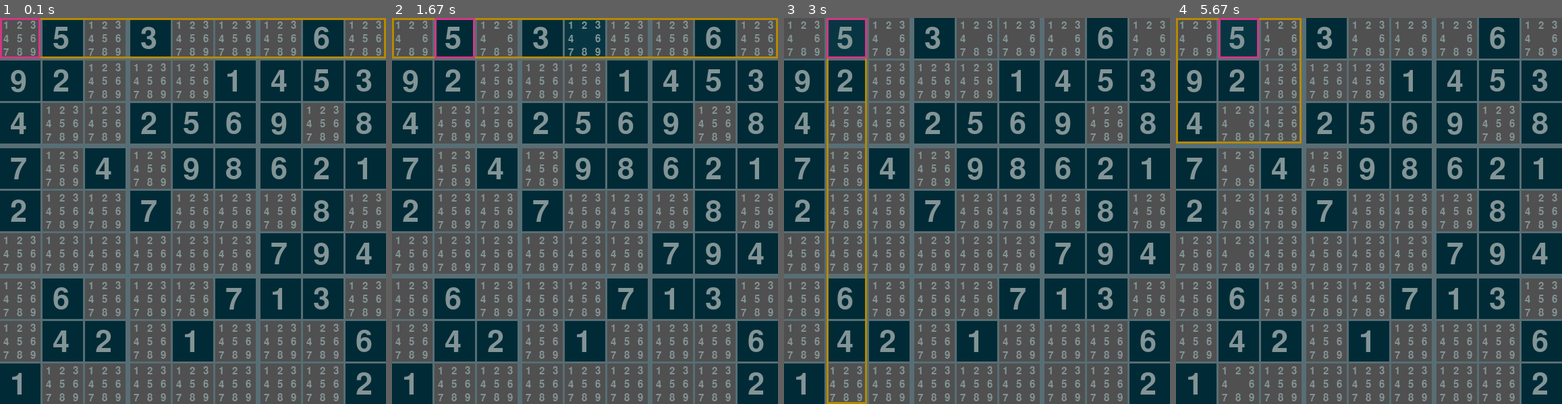
Above: before the commit, frames 1-4 (left to right).
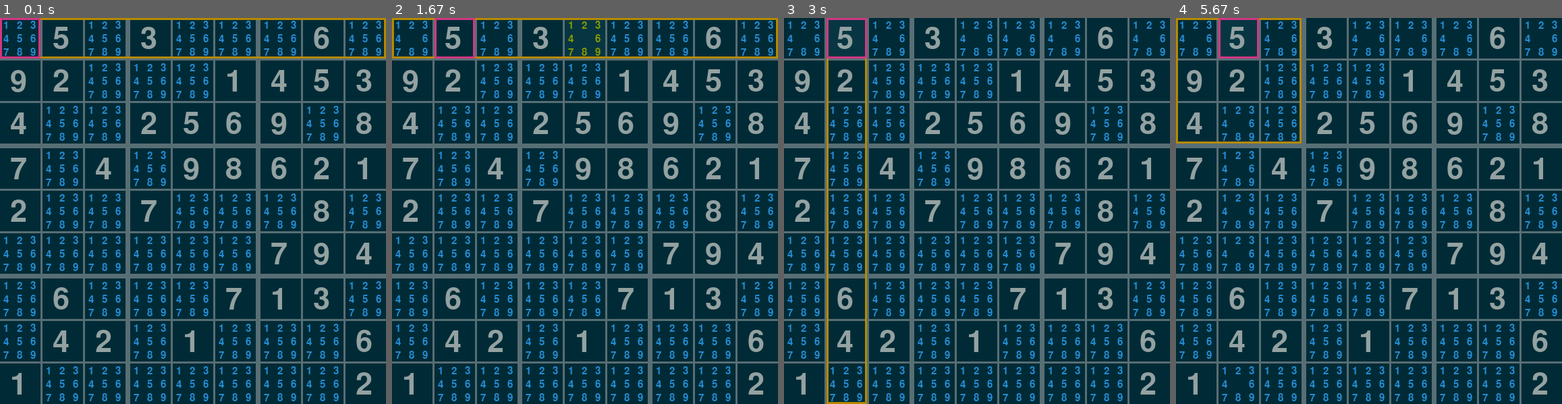
Above: after the commit, the same moments.

Repository: bobbarnes1981/PyGameSudoku
Game: pygame game, started from sudoku/__main__.py
Two runs of this game, one before a commit and one after it. Both use one fixed random seed, a clock stepped at 60 frames per second and the inputs below.
Inputs:
- Up to frame 1 (0.1 s): no input
- Up to frame 2 (1.67 s): no input
- Up to frame 3 (3 s): no input
- Up to frame 4 (5.67 s): no input

The runs differ from the first frame. In frame 1, 47% of the frame differs, in the area x 0-100%, y 0-100%; in frame 2, 46%; in frame 3, 47%; in frame 4, 47%.

Commit message:
refactoring

Diff:
--- a/sudoku/__main__.py
+++ b/sudoku/__main__.py
@@ -22,22 +22,27 @@
 
 logging.basicConfig(level=logging.INFO)
 
-CELL_WIDTH = 20
-CELL_HEIGHT = 20
-
-COL_WHITE = (255,255,255)
-COL_LINE = SOLARIZED_BASE01
-COL_BACK = SOLARIZED_BASE03
-COL_TEXT = SOLARIZED_BASE0
-COL_CHECK = SOLARIZED_BASE02
-COL_CHECKING = SOLARIZED_MAGENTA
-COL_AREA = SOLARIZED_YELLOW
-
 DELAY = 0.25
 CELL_THICKNESS = 3
 GRID_THICKNESS = 7
 AREA_THICKNESS = 3
 SELECTED_THICKNESS = 3
+
+CELL_WIDTH = 20
+CELL_HEIGHT = 20
+SUB_WIDTH = (CELL_WIDTH*3*3)+(CELL_THICKNESS*2)
+SUB_HEIGHT = (CELL_HEIGHT*3*3)+(CELL_THICKNESS*2)
+
+COL_WHITE = (255,255,255)
+COL_LINE = SOLARIZED_BASE01
+COL_BACK = SOLARIZED_BASE03
+COL_BACK2 = SOLARIZED_BASE03
+COL_TEXT = SOLARIZED_BASE1
+COL_TEXT2 = SOLARIZED_BLUE
+COL_TEXT3 = SOLARIZED_GREEN
+COL_CHECK = SOLARIZED_BASE02
+COL_CHECKING = SOLARIZED_MAGENTA
+COL_AREA = SOLARIZED_YELLOW
 
 # TODO: incorporate grid wall thickness into render
 
@@ -199,9 +204,13 @@
         self.draw_checking_area()
         self.draw_selected_cell()
         pygame.display.update()
+    def get_left_for_cell_index(self, cell_x_index):
+        return (CELL_WIDTH*3*cell_x_index)+(cell_x_index*CELL_THICKNESS)+((cell_x_index//3)*(GRID_THICKNESS-CELL_THICKNESS))
+    def get_top_for_cell_index(self, cell_y_index):
+        return (CELL_HEIGHT*3*cell_y_index)+(cell_y_index*CELL_THICKNESS)+((cell_y_index//3)*(GRID_THICKNESS-CELL_THICKNESS))
     def draw_selected_cell(self):
-        left = (CELL_WIDTH*3*self._check_cell_col)+(self._check_cell_col*CELL_THICKNESS)+((self._check_cell_col//3)*(GRID_THICKNESS-CELL_THICKNESS))
-        top = (CELL_HEIGHT*3*self._check_cell_row)+(self._check_cell_row*CELL_THICKNESS)+((self._check_cell_row//3)*(GRID_THICKNESS-CELL_THICKNESS))
+        left = self.get_left_for_cell_index(self._check_cell_col)
+        top = self.get_top_for_cell_index(self._check_cell_row)
         width = CELL_WIDTH*3
         height = CELL_HEIGHT*3
         pygame.draw.rect(self._display_surf, COL_CHECKING, (left, top, width, height), SELECTED_THICKNESS)
@@ -209,15 +218,15 @@
         if not self._render_check:
             return
         if self._checking == "ROW":
-            left = (CELL_WIDTH*3*self._counter_col)+(self._counter_col*CELL_THICKNESS)+((self._counter_col//3)*(GRID_THICKNESS-CELL_THICKNESS))
-            top = (CELL_HEIGHT*3*self._check_cell_row)+(self._check_cell_row*CELL_THICKNESS)+((self._check_cell_row//3)*(GRID_THICKNESS-CELL_THICKNESS))
+            left = self.get_left_for_cell_index(self._counter_col)
+            top = self.get_top_for_cell_index(self._check_cell_row)
         if self._checking == "COL":
-            left = (CELL_WIDTH*3*self._check_cell_col)+(self._check_cell_col*CELL_THICKNESS)+((self._check_cell_col//3)*(GRID_THICKNESS-CELL_THICKNESS))
-            top = (CELL_HEIGHT*3*self._counter_row)+(self._counter_row*CELL_THICKNESS)+((self._counter_row//3)*(GRID_THICKNESS-CELL_THICKNESS))
+            left = self.get_left_for_cell_index(self._check_cell_col)
+            top = self.get_top_for_cell_index(self._counter_row)
         if self._checking == "SUB":
             (row_val, col_val) = self.get_sub_vals()
-            left = (CELL_WIDTH*3*col_val)+(col_val*CELL_THICKNESS)+((col_val//3)*(GRID_THICKNESS-CELL_THICKNESS))
-            top = (CELL_HEIGHT*3*row_val)+(row_val*CELL_THICKNESS)+((row_val//3)*(GRID_THICKNESS-CELL_THICKNESS))
+            left = self.get_left_for_cell_index(col_val)
+            top = self.get_top_for_cell_index(row_val)
         width = CELL_WIDTH*3
         height = CELL_HEIGHT*3
         pygame.draw.rect(self._display_surf, COL_CHECK, (left, top, width, height), 0)
@@ -225,48 +234,56 @@
         if not self._render_check:
             return
         if self._checking == "ROW":
-            top = (CELL_HEIGHT*3*self._check_cell_row)+(self._check_cell_row*CELL_THICKNESS)+((self._check_cell_row//3)*(GRID_THICKNESS-CELL_THICKNESS))
+            top = self.get_top_for_cell_index(self._check_cell_row)
             pygame.draw.rect(self._display_surf, COL_AREA, (0, top, self._width, CELL_HEIGHT*3), AREA_THICKNESS)
         if self._checking == "COL":
-            left = (CELL_WIDTH*3*self._check_cell_col)+(self._check_cell_col*CELL_THICKNESS)+((self._check_cell_col//3)*(GRID_THICKNESS-CELL_THICKNESS))
+            left = self.get_left_for_cell_index(self._check_cell_col)
             pygame.draw.rect(self._display_surf, COL_AREA, (left, 0, CELL_WIDTH*3, self._height), AREA_THICKNESS)
         if self._checking == "SUB":
-            (row_val, col_val) = self.get_sub_vals()
             (row_offset, col_offset) = self.get_sub_offsets()
-            left = (CELL_WIDTH*3*col_offset)+(col_offset*CELL_THICKNESS)+((col_offset//3)*(GRID_THICKNESS-CELL_THICKNESS))
-            top = (CELL_HEIGHT*3*row_offset)+(row_offset*CELL_THICKNESS)+((row_offset//3)*(GRID_THICKNESS-CELL_THICKNESS))
-            pygame.draw.rect(self._display_surf, COL_AREA, (left, top, (CELL_WIDTH*3*3)+(CELL_THICKNESS*2), (CELL_HEIGHT*3*3)+(CELL_THICKNESS*2)), AREA_THICKNESS)
+            left = self.get_left_for_cell_index(col_offset)
+            top = self.get_top_for_cell_index(row_offset)
+            pygame.draw.rect(self._display_surf, COL_AREA, (left, top, SUB_WIDTH, SUB_HEIGHT), AREA_THICKNESS)
     def draw_lines(self):
         right = (CELL_WIDTH*9*3)+(8*CELL_THICKNESS)+(2*(GRID_THICKNESS-CELL_THICKNESS))
         bottom = (CELL_HEIGHT*3*9)+(8*CELL_THICKNESS)+(2*(GRID_THICKNESS-CELL_THICKNESS))
         for row in range(1, 9):
             v_thickness = GRID_THICKNESS if row % 3 == 0 else CELL_THICKNESS
-            v_line = (CELL_HEIGHT*3*row)+(row*CELL_THICKNESS)-(v_thickness//2)-1+((row//3)*(GRID_THICKNESS-CELL_THICKNESS))
+            v_line = self.get_top_for_cell_index(row)-(v_thickness//2)-1
             pygame.draw.line(self._display_surf, COL_LINE, (0,v_line), (right,v_line), v_thickness)
             for col in range(1, 9):
                 h_thickness = GRID_THICKNESS if col % 3 == 0 else CELL_THICKNESS
-                h_line = (CELL_WIDTH*3*col)+(col*CELL_THICKNESS)-(h_thickness//2)-1+((col//3)*(GRID_THICKNESS-CELL_THICKNESS))
+                h_line = self.get_left_for_cell_index(col)-(h_thickness//2)-1
                 pygame.draw.line(self._display_surf, COL_LINE, (h_line, 0), (h_line,bottom), h_thickness)
     def draw_numbers(self):
         for row in range(0, 9):
             for col in range(0, 9):
                 self.draw_number(row, col)
     def draw_number(self, row, col):
-        x = (CELL_WIDTH*3*col)+(col*CELL_THICKNESS)+((col//3)*(GRID_THICKNESS-CELL_THICKNESS))
-        y = (CELL_HEIGHT*3*row)+(row*CELL_THICKNESS)+((row//3)*(GRID_THICKNESS-CELL_THICKNESS))
+        left = self.get_left_for_cell_index(col)
+        top = self.get_top_for_cell_index(row)
         if self._grid.is_complete_cell(row, col):
-            x += 15
-            y += 10
+            left += 15
+            top += 10
             img = self.font_l.render(str(self._grid.get(row, col)), True, COL_TEXT)
-            self._display_surf.blit(img, (x, y))
+            self._display_surf.blit(img, (left, top))
         else:
-            x += 5
-            y += 4
+            left += 5
+            top += 4
             count = 1
             for subrow in range(0, 3):
                 for subcol in range(0, 3):
-                    img = self.font_s.render(str(count if self._grid.has(row, col, count) else ' '), True, COL_TEXT)
-                    self._display_surf.blit(img, (x+(subcol*CELL_WIDTH), y+(subrow*CELL_HEIGHT)))
+                    # TODO: maybe change *counter* vars to share same variables so we don't need these ifs
+                    colour = COL_TEXT2
+                    if self._checking == "ROW" and self._check_cell_row == row and self._counter_col == col:
+                        colour = COL_TEXT3
+                    if self._checking == "COL" and self._counter_row == row and self._check_cell_col == col:
+                        colour = COL_TEXT3
+                    (sub_row, sub_col) = self.get_sub_vals()
+                    if self._checking == "SUB" and sub_row == row and sub_col == col:
+                        colour = COL_TEXT3
+                    img = self.font_s.render(str(count if self._grid.has(row, col, count) else ' '), True, colour)
+                    self._display_surf.blit(img, (left+(subcol*CELL_WIDTH), top+(subrow*CELL_HEIGHT)))
                     count+=1
     def draw_cells(self):
         for row in range(0, 9):
@@ -276,9 +293,9 @@
         if self._grid.is_complete_cell(row, col):
             colour = (COL_BACK)
         else:
-            colour = (80,80,80)
-        left = (CELL_WIDTH*3*(col))+(col*CELL_THICKNESS)+((col//3)*(GRID_THICKNESS-CELL_THICKNESS))
-        top = (CELL_HEIGHT*3*(row))+(row*CELL_THICKNESS)+((row//3)*(GRID_THICKNESS-CELL_THICKNESS))
+            colour = (COL_BACK2)
+        left = self.get_left_for_cell_index(col)
+        top = self.get_top_for_cell_index(row)
         width = CELL_WIDTH*3
         height = CELL_HEIGHT*3
         pygame.draw.rect(self._display_surf, colour, (left, top, width, height), 0)
@@ -339,6 +356,7 @@
         return self._cells[row][col].get()
     def remove(self, row, col, val):
         self._cells[row][col].remove(val)
+
 class Cell(object):
     def __init__(self):
         self._numbers = []
